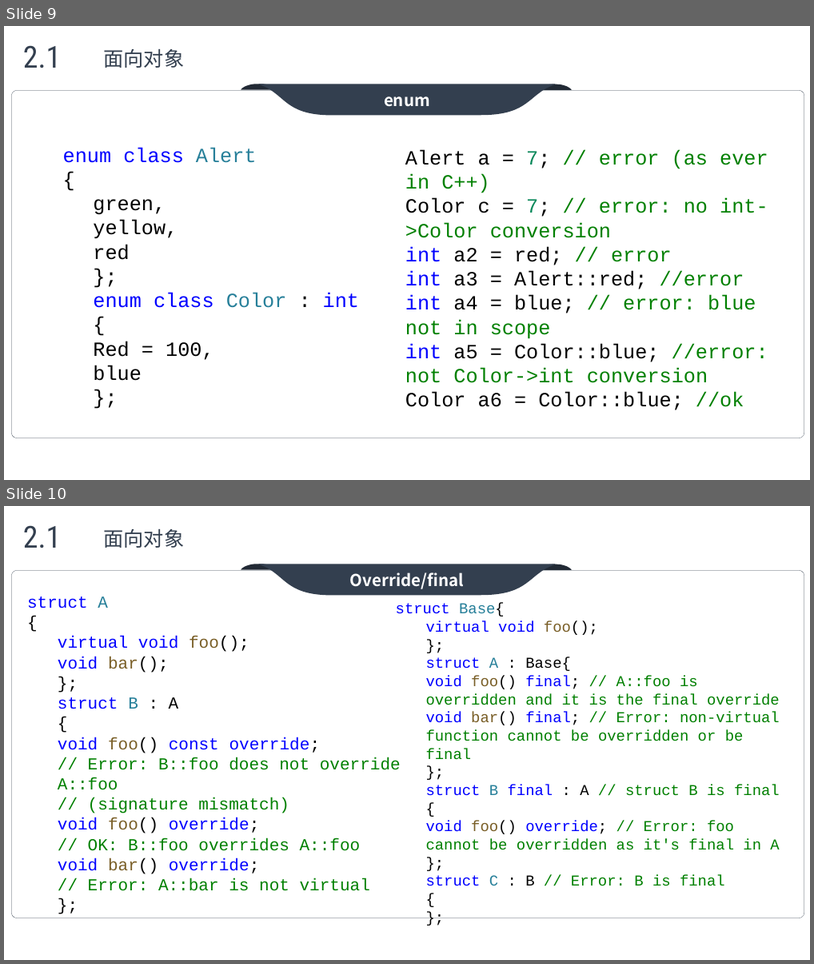
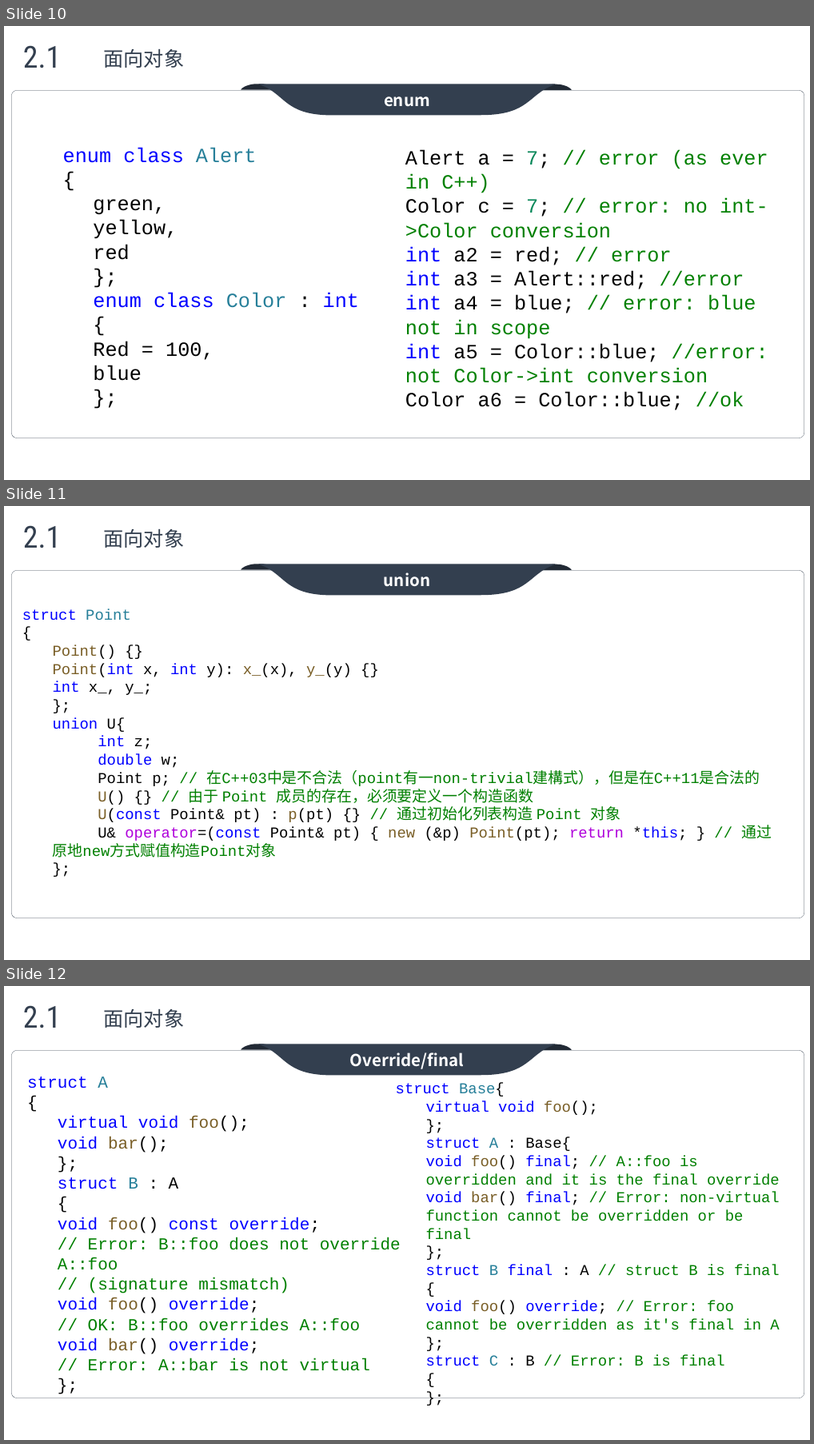
Before and after one commit to max4sharing/modern_cpp, a slide deck: C++11.pptx. Shown one above the other, each under a label of ours: slides 9 and 10 before the commit, slides 10, 11 and 12 after it. The pictures are 814x964 and 814x1444 pixels, drawn with LibreOffice and Linux fonts; fonts in the diff are those of the drawing; background and template pictures are left out. Boxes give left, top, right and bottom in pixels: in the first picture for what was removed or moved away, otherwise in the second. Text is boxed around its words. In the diff, an @@ line names an element or a change of style, - is before the commit and + after.

```diff
--- a/C++11.pptx
+++ b/C++11.pptx
@@ slide 11 added at (4,506,810,960), background picture (left out) @@
@@ text added at (23,525,61,548), 36 pt, text #333F4F @@
+2.1
@@ text added at (104,529,185,548), 24 pt, text #333F4F @@
+面向对象
@@ group added at (12,564,805,917): 3 freeform shapes, 1 rounded rectangle @@
+union
@@ text added at (22,608,772,857), 18 pt, text #008000 @@
+struct Point
+{
+  Point() {}
+  Point(int x, int y): x_(x), y_(y) {}
+  int x_, y_;
+};
+union U{
+int z;
+double w;
+Point p; // 在C++03中是不合法（point有一non-trivial建構式），但是在C++11是合法的
+U() {} // 由于 Point 成员的存在，必须要定义一个构造函数
+U(const Point& pt) : p(pt) {} // 通过初始化列表构造 Point 对象
+U& operator=(const Point& pt) { new (&p) Point(pt); return *this; } // 通过原地new方式赋值构造Point对象
+};
@@ what was slide 9 is now slide 10 @@
@@ what was slide 10 is now slide 12 @@
```
Also in this commit, not shown: 6 slides changed, 4 other slides added.
